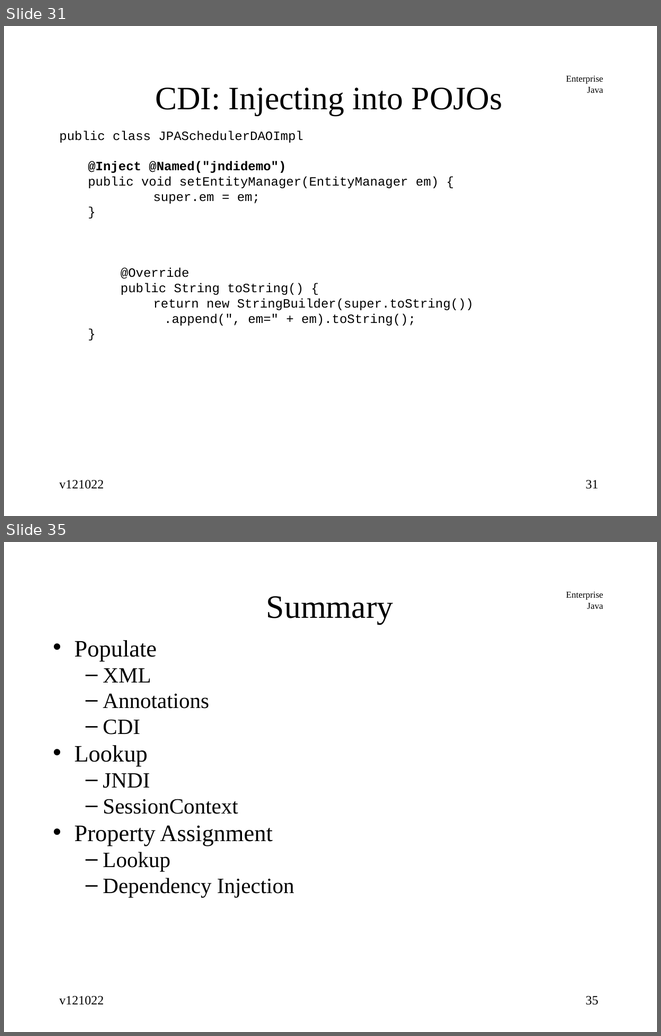
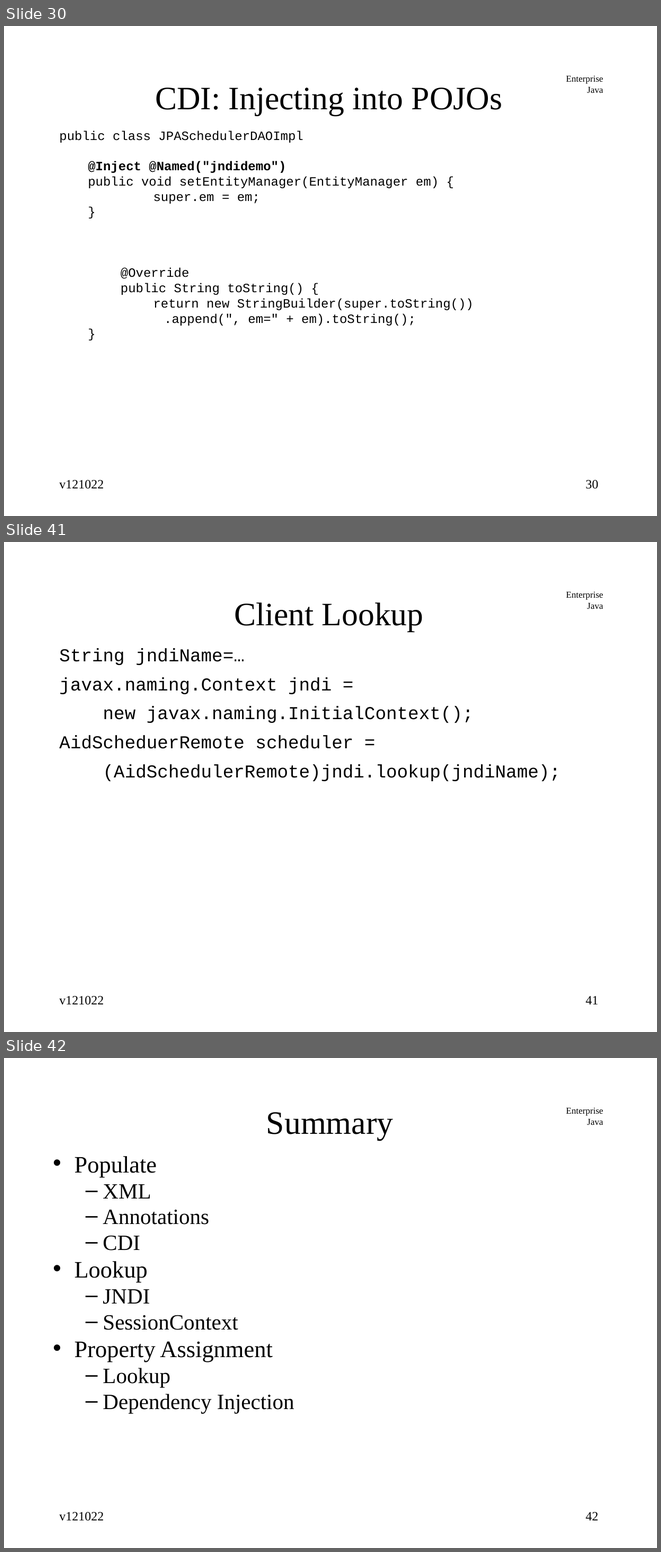
Before and after one commit to jcstaff/ejava-javaee, a slide deck: jndiDemo/src/site/resources/lectures/jndiENC.ppt. Shown one above the other, each under a label of ours: slides 31 and 35 before the commit, slides 30, 41 and 42 after it; the slides between them are not shown. The pictures are 661x1036 and 661x1552 pixels, drawn with LibreOffice and Linux fonts; fonts in the diff are those of the drawing. Boxes give left, top, right and bottom in pixels: in the first picture for what was removed or moved away, otherwise in the second. Text is boxed around its words. In the diff, an @@ line names an element or a change of style, - is before the commit and + after.

Commit message:
added JNDI naming scheme

```diff
--- a/jndiDemo/src/site/resources/lectures/jndiENC.ppt
+++ b/jndiDemo/src/site/resources/lectures/jndiENC.ppt
@@ slide 41 added at bbox=[4, 542, 657, 1032], background #FFFFFF; not listed: 1 template element that a slide beside it also shows @@
@@ title added at bbox=[234, 602, 424, 632], 36 pt, text #000000 @@
+Client Lookup
@@ text added at bbox=[59, 648, 560, 781], 20 pt, text #000000 @@
+String jndiName=…
+javax.naming.Context jndi =
+new javax.naming.InitialContext();
+AidScheduerRemote scheduler =
+(AidSchedulerRemote)jndi.lookup(jndiName);
@@ text added at bbox=[59, 996, 104, 1005], 14 pt, text #000000 @@
+v121022
@@ page number added at bbox=[585, 996, 598, 1004], 14 pt, text #000000 @@
+41
@@ what was slide 31 is now slide 30 @@
@@ page number at bbox=[585, 480, 598, 489]: text changed @@
-31
+30
@@ what was slide 35 is now slide 42 @@
@@ page number at bbox=[585, 1512, 598, 1520]: text changed @@
-35
+42
```
Also in this commit, not shown: 11 slides changed, 6 other slides added.
